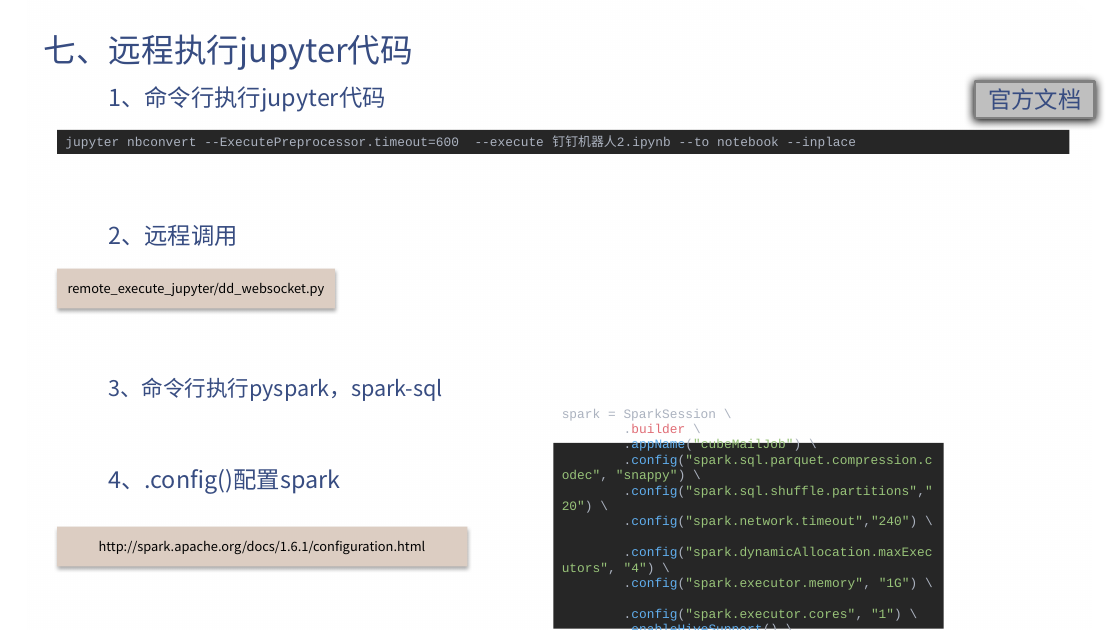
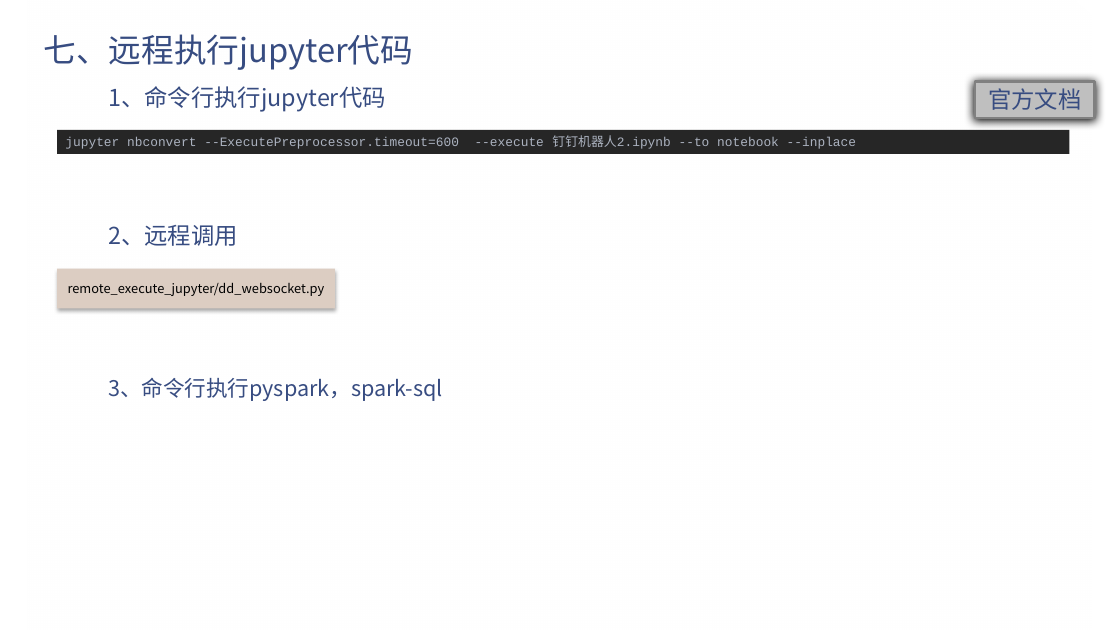
Before and after one commit to e271828182/dd_talk, a slide deck: slide 21 of 钉钉机器人.pptx (slide 19 before the commit). Drawn at 1120x630 pixels with LibreOffice and Linux fonts; fonts in the diff are those of the drawing; background and template pictures are left out. Boxes give left, top, right and bottom in pixels: in the first picture for what was removed or moved away, otherwise in the second. Text is boxed around its words. In the diff, an @@ line names an element or a change of style, - is before the commit and + after.

```diff
--- a/钉钉机器人.pptx
+++ b/钉钉机器人.pptx
@@ rectangle removed at box(554, 443, 944, 628) @@
-spark = SparkSession \
-.builder \
-.appName("cubeMailJob") \
-.config("spark.sql.parquet.compression.codec", "snappy") \
-.config("spark.sql.shuffle.partitions","20") \
-.config("spark.network.timeout","240") \
-.config("spark.dynamicAllocation.maxExecutors", "4") \
-.config("spark.executor.memory", "1G") \
-.config("spark.executor.cores", "1") \
-.enableHiveSupport() \
-.getOrCreate()
@@ text removed at box(108, 469, 340, 494) @@
-4、.config()配置spark
@@ rectangle removed at box(57, 527, 467, 566) @@
-http://spark.apache.org/docs/1.6.1/configuration.html
```
Also in this commit, not shown: 1 other slide changed, 2 slides added.
